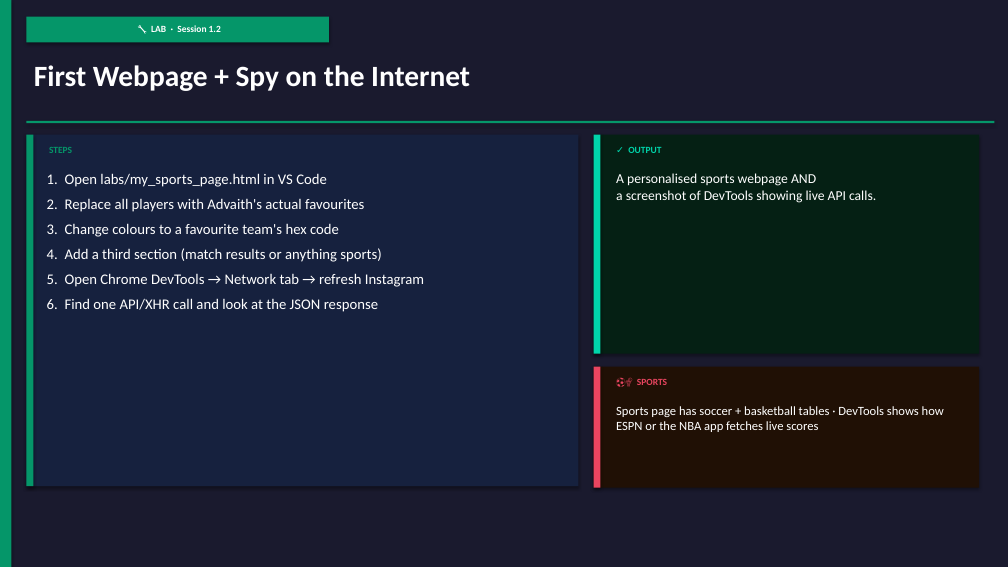
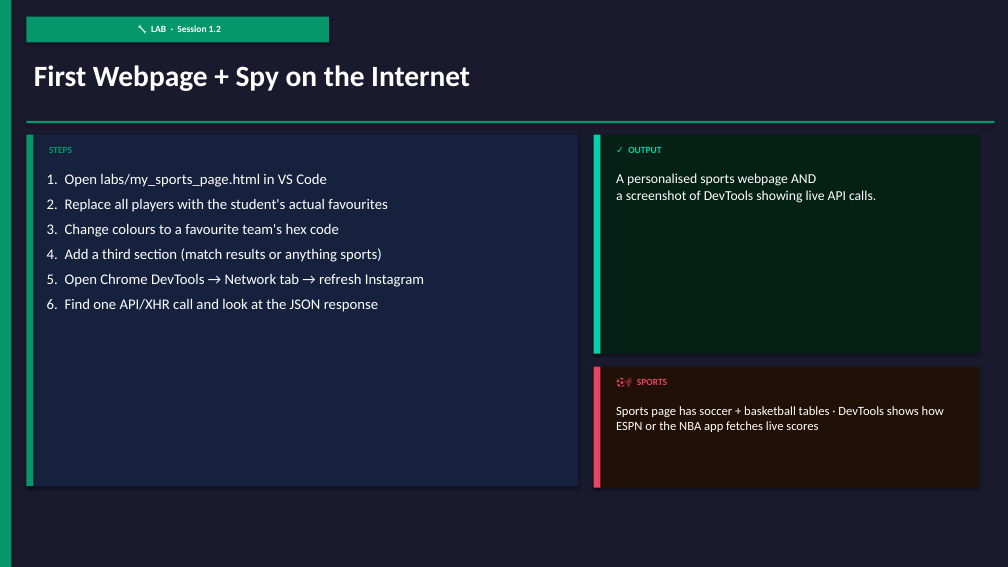
Before and after one commit to SreeGD/jumpstartm_c, a slide deck: slide 25 of curriculum_advaith.pptx. Drawn at 1008x567 pixels with LibreOffice and Linux fonts; fonts in the diff are those of the drawing. Boxes give left, top, right and bottom in pixels: in the first picture for what was removed or moved away, otherwise in the second. Text is boxed around its words. In the diff, an @@ line names an element or a change of style, - is before the commit and + after.

```diff
--- a/curriculum_advaith.pptx
+++ b/curriculum_advaith.pptx
@@ text at (47, 198, 387, 212): text changed @@
-2. Replace all players with Advaith's actual favourites
+2. Replace all players with the student's actual favourites
```
Also in this commit, not shown: 24 other slides changed, 35 other files.
